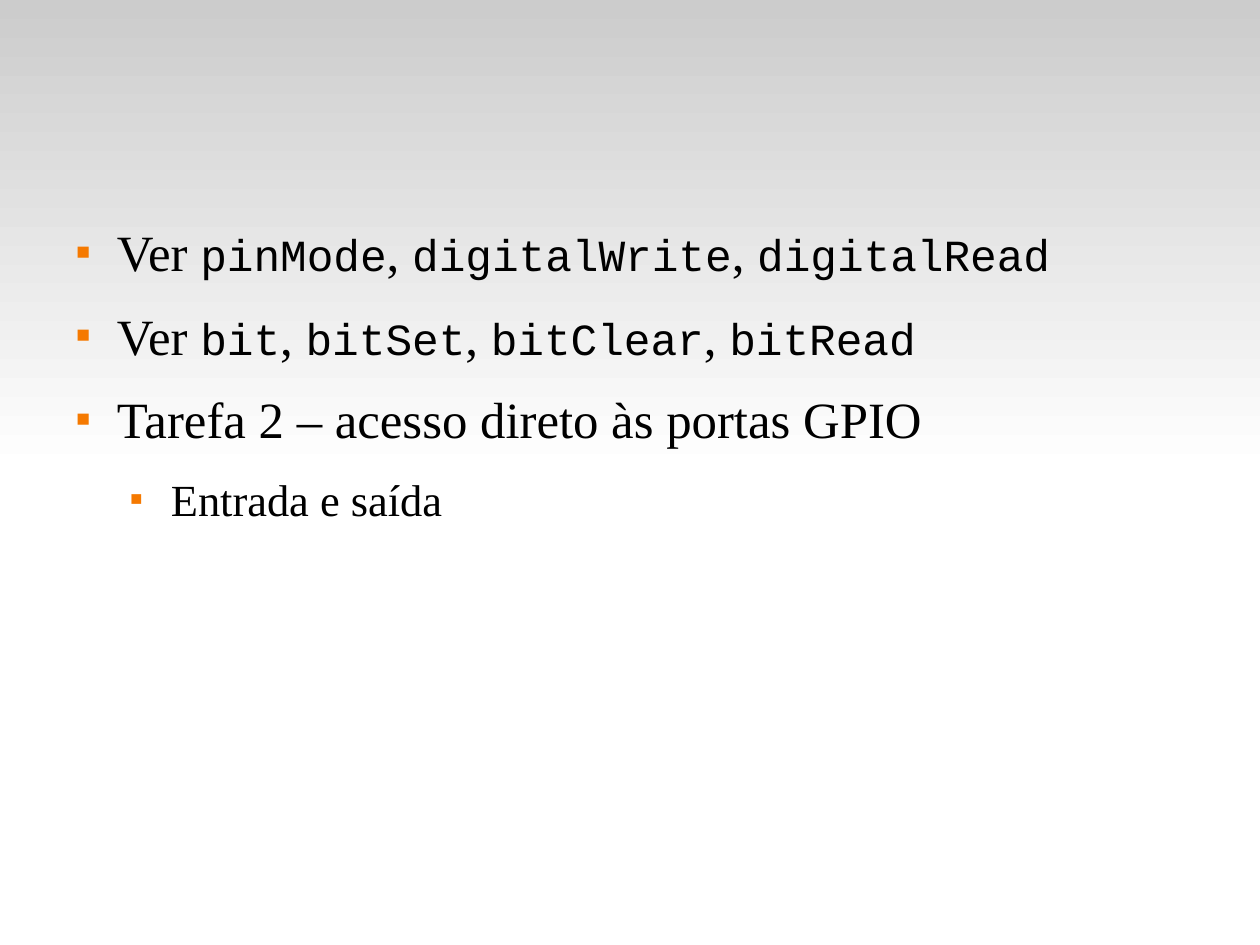
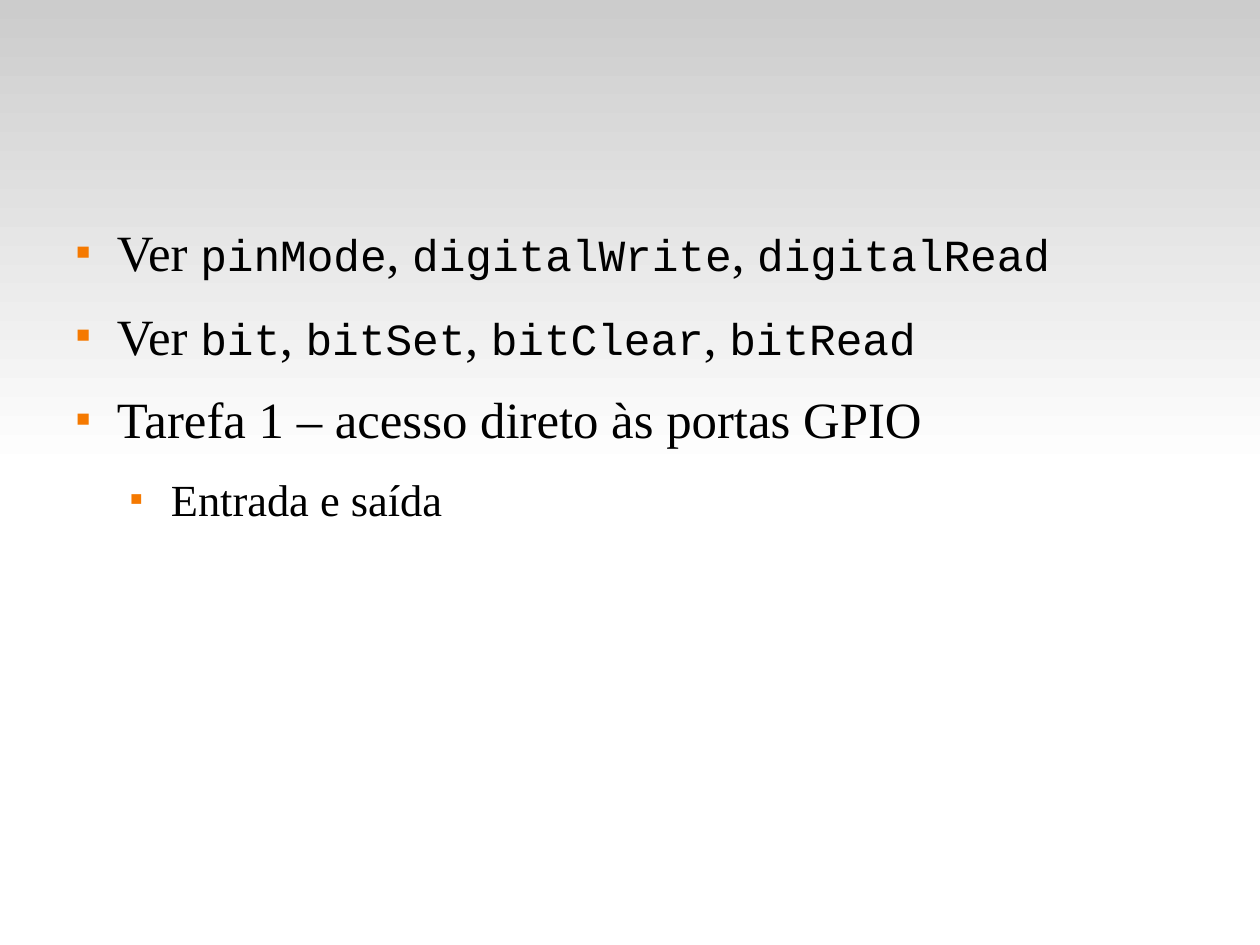
Before and after one commit to fsantanna-uerj/SE, a slide deck: slide 11 of Slides/se-02-gpio.odp. Drawn at 1260x945 pixels with LibreOffice and Linux fonts; fonts in the diff are those of the drawing. Boxes give left, top, right and bottom in pixels: in the first picture for what was removed or moved away, otherwise in the second. Text is boxed around its words. In the diff, an @@ line names an element or a change of style, - is before the commit and + after.

```diff
--- a/Slides/se-02-gpio.odp
+++ b/Slides/se-02-gpio.odp
@@ text at [117,402,922,449]: text changed @@
-■ Tarefa 2 – acesso direto às portas GPIO
+■ Tarefa 1 – acesso direto às portas GPIO
```
Also in this commit, not shown: 1 other slide changed, 3 other files.
